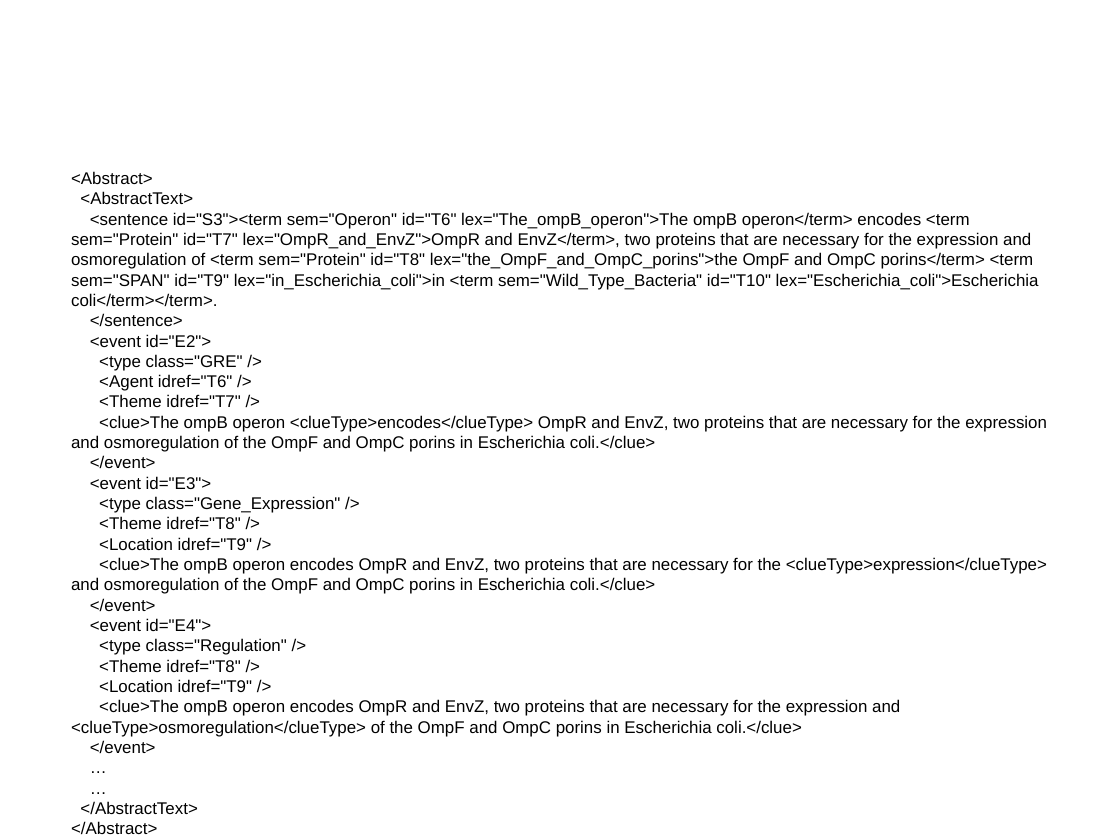
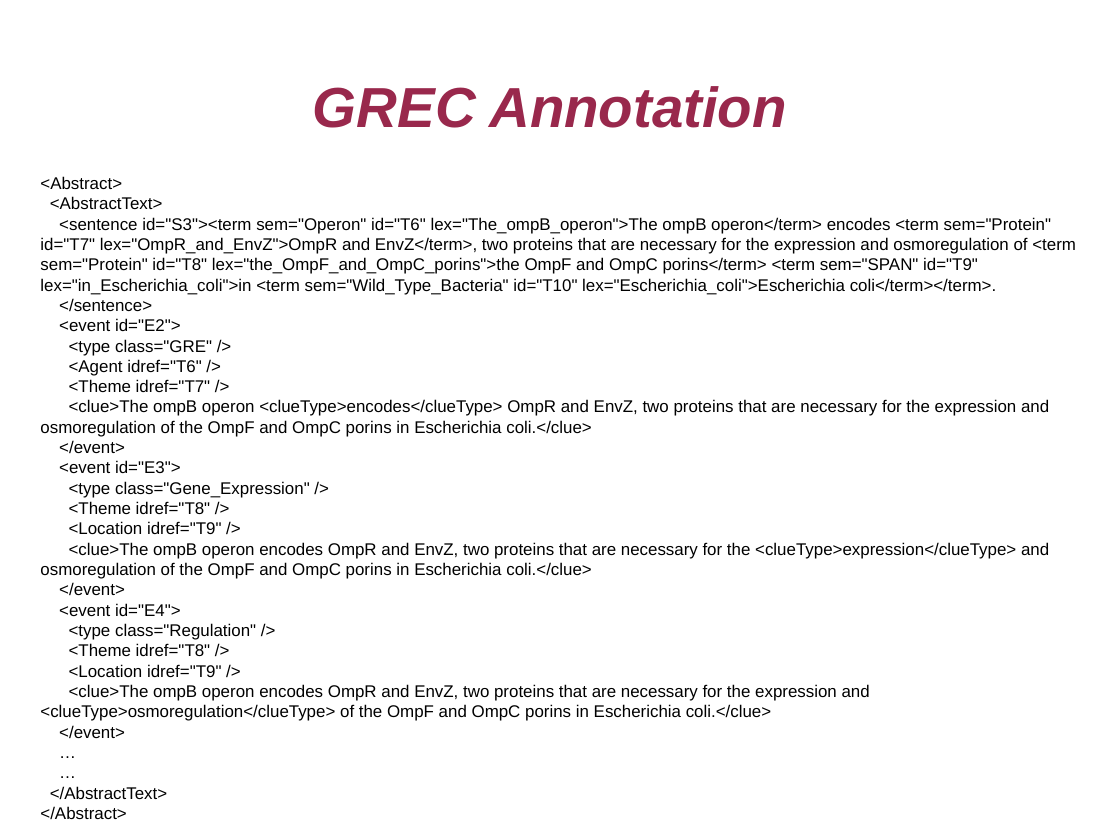
Before and after one commit to agentile/GREC-MRS, a slide deck: slide 5 of evaluation_plan/evaluation_plan.odp. Drawn at 1120x840 pixels with LibreOffice and Linux fonts; fonts in the diff are those of the drawing; background and template pictures are left out. Boxes give left, top, right and bottom in pixels: in the first picture for what was removed or moved away, otherwise in the second. Text is boxed around its words. In the diff, an @@ line names an element or a change of style, - is before the commit and + after.

```diff
--- a/evaluation_plan/evaluation_plan.odp
+++ b/evaluation_plan/evaluation_plan.odp
@@ title "GREC Annotation": place and size @@
-title "GREC Annotation" at (80, 76, 1020, 190)
+title "GREC Annotation" at (313, 86, 786, 128)
@@ title "GREC Annotation" at (313, 86, 786, 128): size 44 to 40 pt, text colour #FFFFFF to #99284C, bold on, italic on @@
@@ text "<Abstract>" rewrapped from (71, 171, 1047, 814) to (40, 176, 1076, 799) @@
```
Also in this commit, not shown: 4 other slides changed, 2 slides added.
